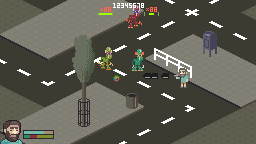
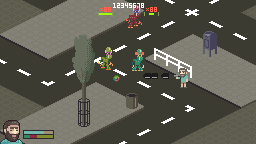
Comparing the layer stacks of the two w=256, h=144 images. Changes:
painted on "Avatar" over (x1=3, y1=121, x2=21, y2=137)
